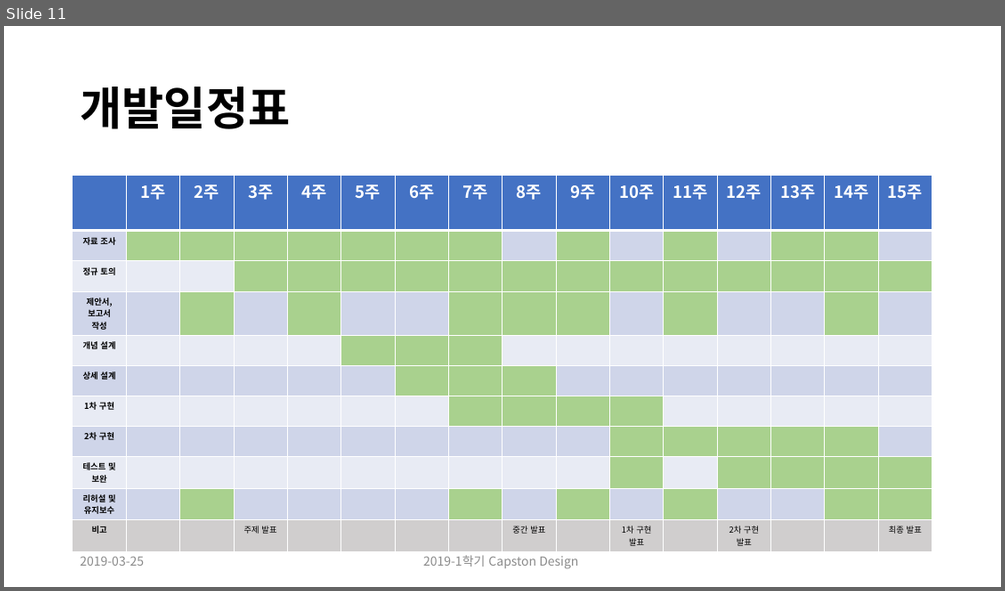
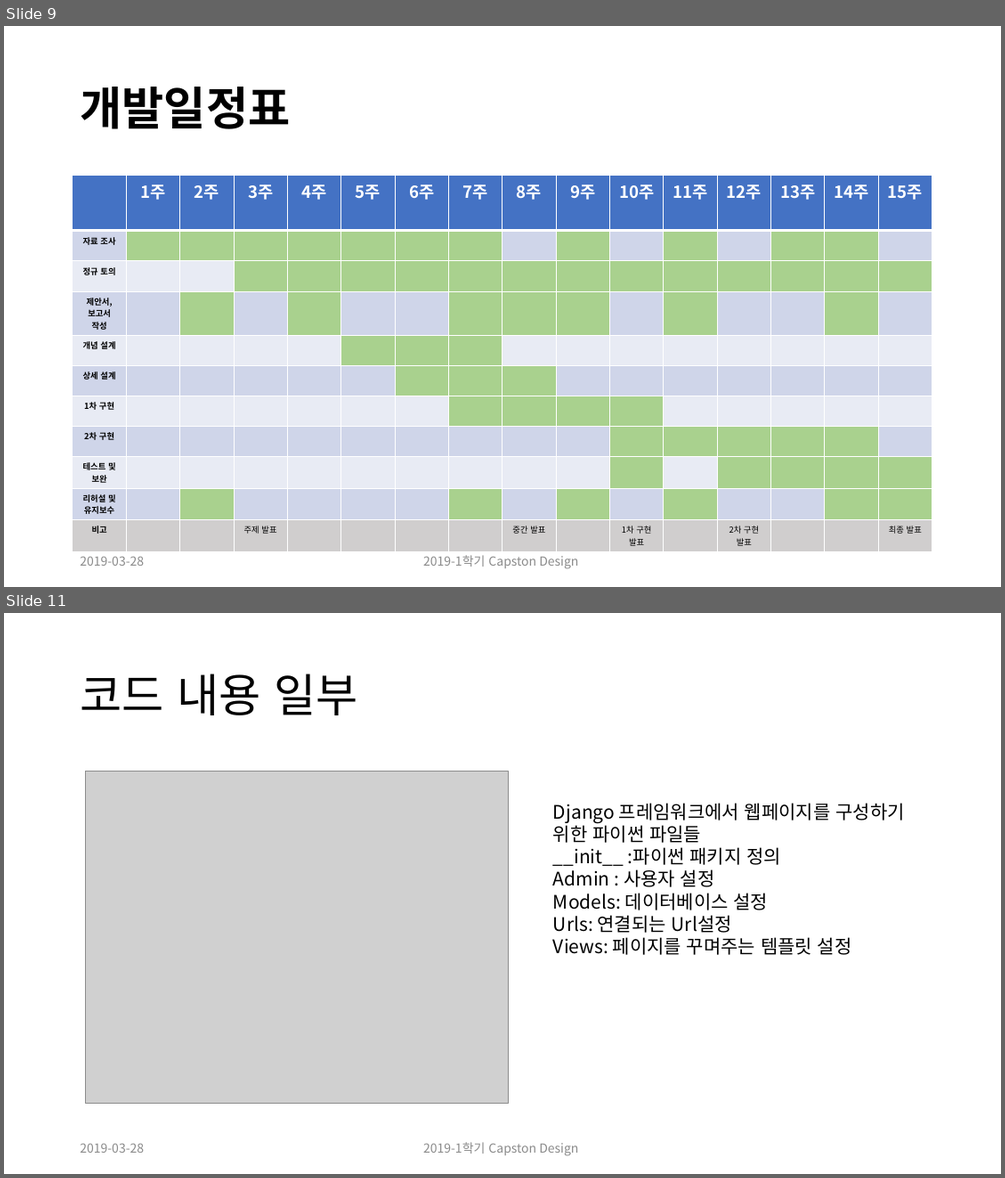
Before and after one commit to CheonSeounghyun/Coordination-Recommend, a slide deck: document/Capston Design Proposal_update(ppt).pptx. Shown one above the other, each under a label of ours: slide 11 before the commit, slides 9 and 11 after it; the slides between them are not shown. The pictures are 1005x591 and 1005x1178 pixels, drawn with LibreOffice and Linux fonts; fonts in the diff are those of the drawing; grey boxes stand for pictures. Boxes give left, top, right and bottom in pixels: in the first picture for what was removed or moved away, otherwise in the second. Text is boxed around its words. In the diff, an @@ line names an element or a change of style, - is before the commit and + after.

```diff
--- a/document/Capston Design Proposal_update(ppt).pptx
+++ b/document/Capston Design Proposal_update(ppt).pptx
@@ slide 11 added at (4, 613, 1001, 1174), background #FFFFFF @@
@@ title added at (80, 674, 357, 715), 44 pt, text #000000 @@
+코드 내용 일부
@@ picture added at (86, 771, 508, 1103) @@
@@ text added at (553, 803, 904, 955), 18 pt, text #000000 @@
+Django 프레임워크에서 웹페이지를 구성하기 위한 파이썬 파일들
+__init__ :파이썬 패키지 정의
+Admin : 사용자 설정
+Models: 데이터베이스 설정
+Urls: 연결되는 Url설정
+Views: 페이지를 꾸며주는 템플릿 설정
@@ text added at (80, 1143, 144, 1152), 12 pt, text #8C8C8C @@
+2019-03-28
@@ text added at (423, 1142, 578, 1156), 12 pt, text #8C8C8C @@
+2019-1학기 Capston Design
@@ what was slide 11 is now slide 9 @@
@@ slide 9 changed as well @@
@@ text at (80, 556, 144, 565): text changed @@
-2019-03-25
+2019-03-28
```
Also in this commit, not shown: 10 other slides changed, 1 other slide added, 2 slides removed.
